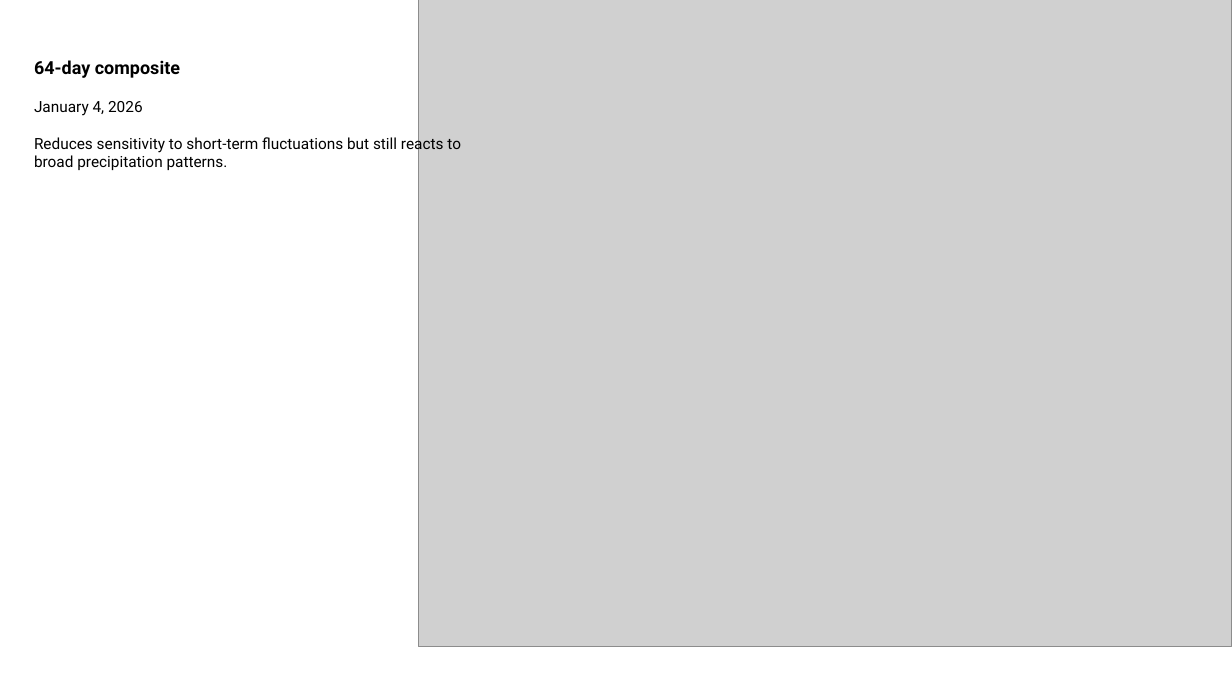
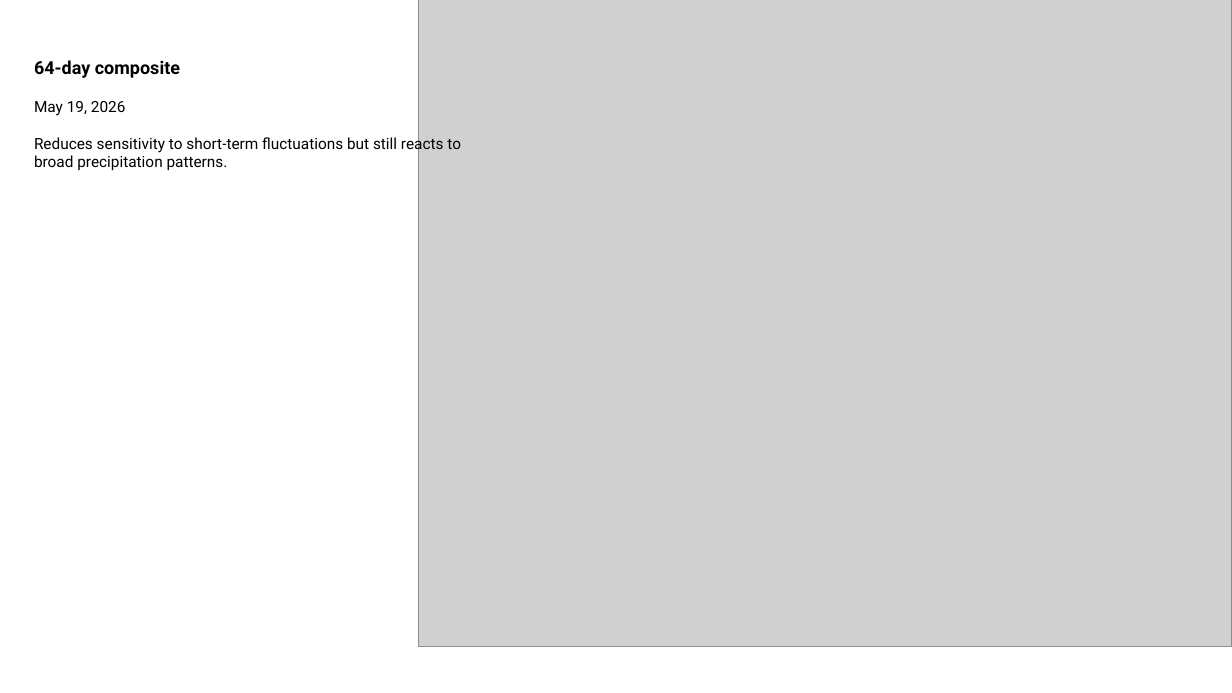
Before and after one commit to tidewatertodesert/NMDA, a slide deck: slide 3 of Drought_Monitor_WG/Reports/NM_NDVI_6Jan2026.pptx. Drawn at 1232x693 pixels with LibreOffice and Linux fonts; fonts in the diff are those of the drawing; grey boxes stand for pictures. Boxes give left, top, right and bottom in pixels: in the first picture for what was removed or moved away, otherwise in the second. Text is boxed around its words. In the diff, an @@ line names an element or a change of style, - is before the commit and + after.

```diff
--- a/Drought_Monitor_WG/Reports/NM_NDVI_6Jan2026.pptx
+++ b/Drought_Monitor_WG/Reports/NM_NDVI_6Jan2026.pptx
@@ text at [34,101,126,116]: text changed @@
-January 4, 2026
+May 19, 2026
```
Also in this commit, not shown: 3 other slides changed, 11 other files.
